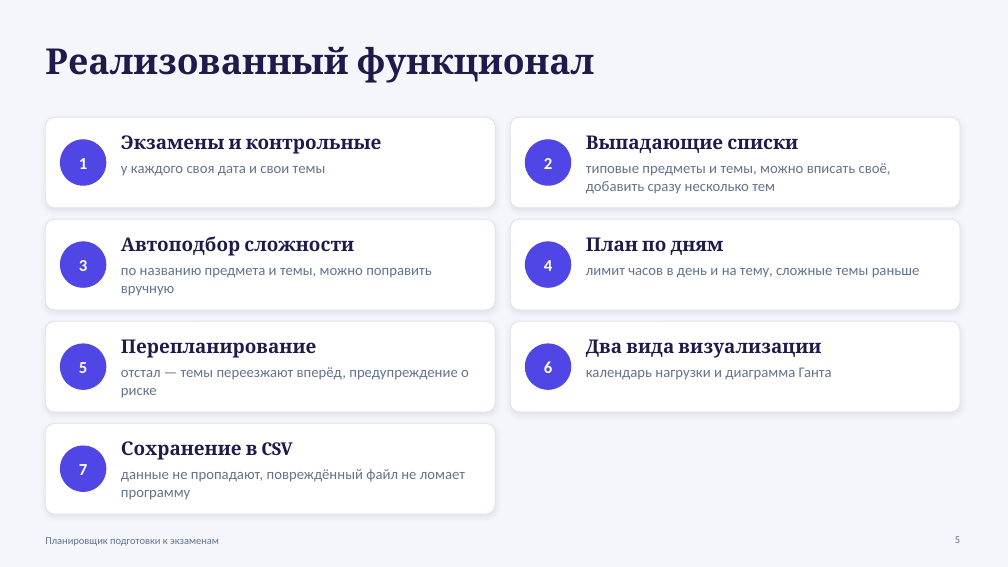
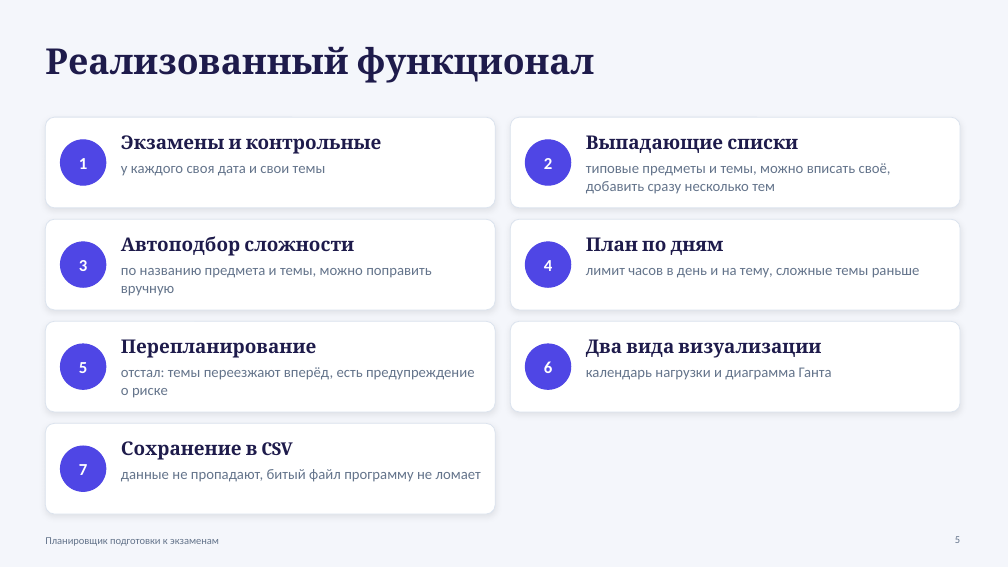
Before and after one commit to leywinkw/exam-planner, a slide deck: slide 5 of docs/Презентация_Планировщик_экзаменов.pptx. Drawn at 1008x567 pixels with LibreOffice and Linux fonts; fonts in the diff are those of the drawing. Boxes give left, top, right and bottom in pixels: in the first picture for what was removed or moved away, otherwise in the second. Text is boxed around its words. In the diff, an @@ line names an element or a change of style, - is before the commit and + after.

```diff
--- a/docs/Презентация_Планировщик_экзаменов.pptx
+++ b/docs/Презентация_Планировщик_экзаменов.pptx
@@ text at (x1=121, y1=367, x2=475, y2=398): text changed @@
-отстал — темы переезжают вперёд, предупреждение о риске
+отстал: темы переезжают вперёд, есть предупреждение о риске
@@ text at (x1=121, y1=469, x2=481, y2=482): text changed @@
-данные не пропадают, повреждённый файл не ломает программу
+данные не пропадают, битый файл программу не ломает
```
Also in this commit, not shown: 8 other slides changed, 14 other files.
